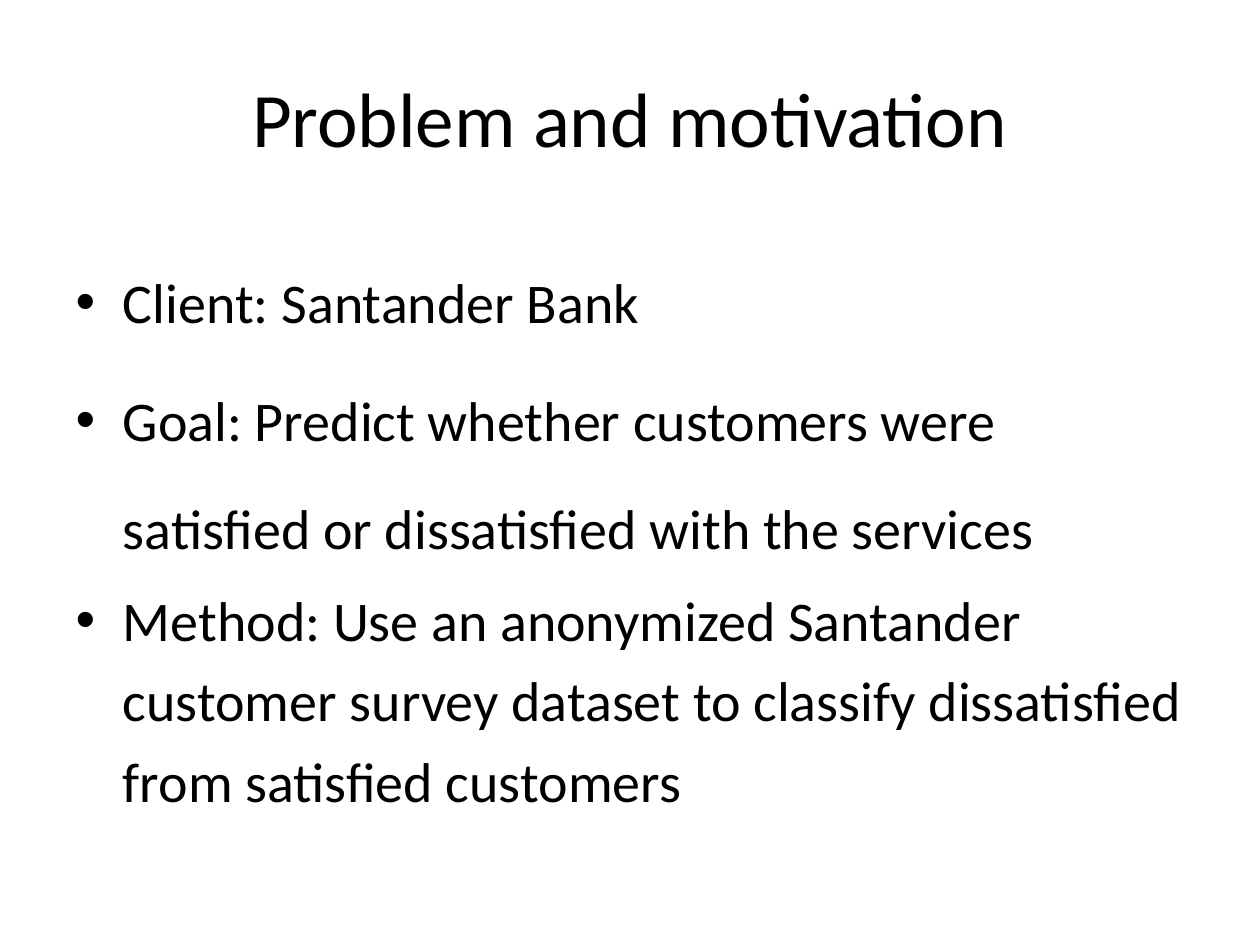
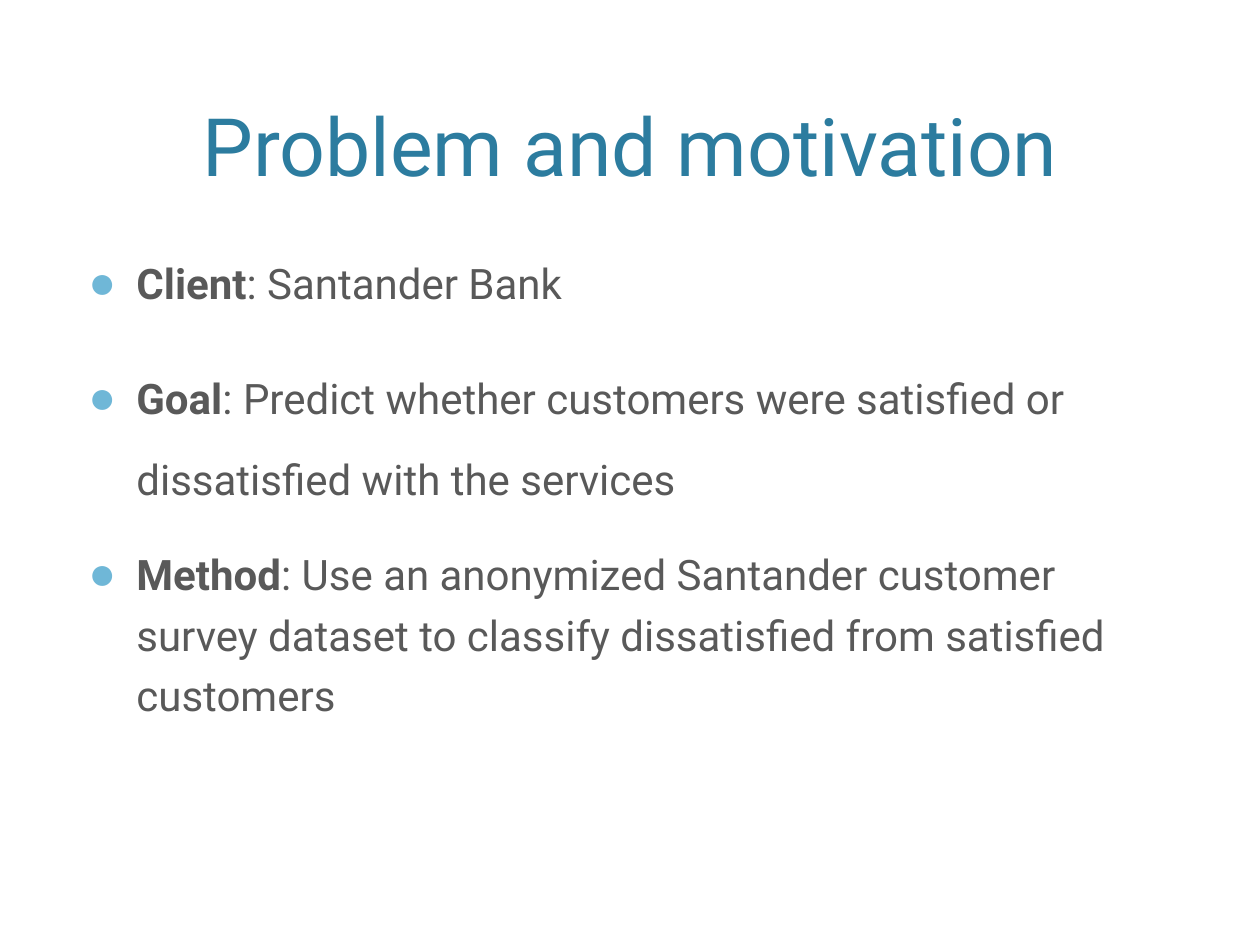
Before and after one commit to jeanzhaoyi/Capstone_2, a slide deck: slide 2 of Capstone_2_slidedeck.pptx. Drawn at 1260x945 pixels with LibreOffice and Linux fonts; fonts in the diff are those of the drawing; background and template pictures are left out. Boxes give left, top, right and bottom in pixels: in the first picture for what was removed or moved away, otherwise in the second. Text is boxed around its words. In the diff, an @@ line names an element or a change of style, - is before the commit and + after.

```diff
--- a/Capstone_2_slidedeck.pptx
+++ b/Capstone_2_slidedeck.pptx
@@ title "Problem and motivation": place and size @@
-title "Problem and motivation" at (252, 93, 1007, 148)
+title "Problem and motivation" at (202, 115, 1058, 177)
@@ title "Problem and motivation" at (202, 115, 1058, 177): size 44 to 46 pt, font Calibri to Roboto, text colour #000000 to #2C7C9F; vertical alignment middle to bottom @@
@@ text "Client: Santander Bank": place and size @@
-text "Client: Santander Bank" at (123, 284, 1181, 803)
+text "Client: Santander Bank" at (136, 267, 1104, 712)
@@ text "Client: Santander Bank" at (136, 267, 1104, 712): size 32 to 24 pt, font Calibri to Roboto, text colour #000000 to #595959; bold on in "Client:", "Goal:", "Method:"; bullet • to ●; more space between paragraphs @@
```
Also in this commit, not shown: 11 other slides changed.
